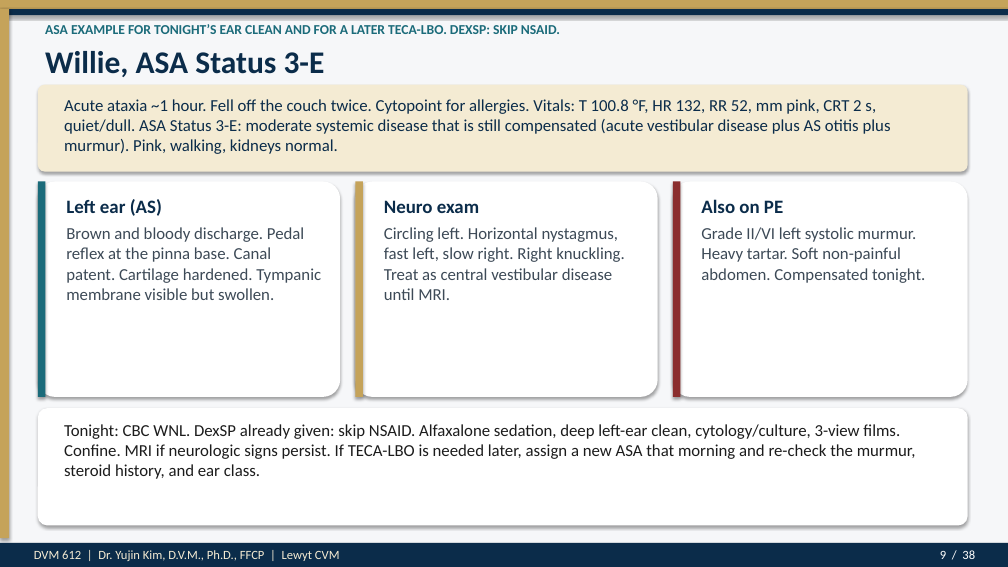
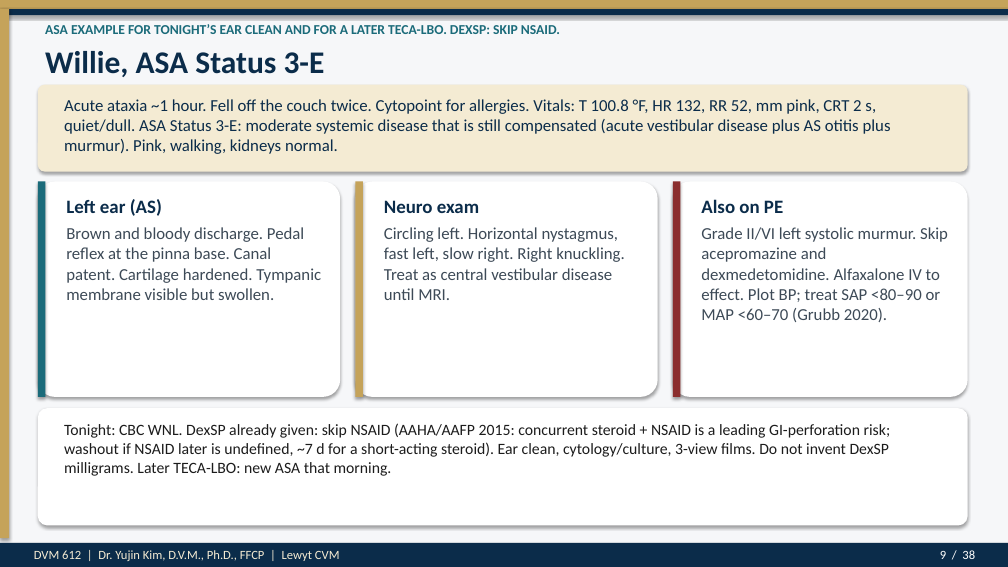
Before and after one commit to drkimvet/happycare, a slide deck: slide 9 of lectures/DVM-612_Week4_Preop_PatientPrep_Postop.pptx. Drawn at 1008x567 pixels with LibreOffice and Linux fonts; fonts in the diff are those of the drawing. Boxes give left, top, right and bottom in pixels: in the first picture for what was removed or moved away, otherwise in the second. Text is boxed around its words. In the diff, an @@ line names an element or a change of style, - is before the commit and + after.

```diff
--- a/lectures/DVM-612_Week4_Preop_PatientPrep_Postop.pptx
+++ b/lectures/DVM-612_Week4_Preop_PatientPrep_Postop.pptx
@@ text at (701, 227, 948, 322): text changed @@
-Grade II/VI left systolic murmur. Heavy tartar. Soft non-painful abdomen. Compensated tonight.
+Grade II/VI left systolic murmur. Skip acepromazine and dexmedetomidine. Alfaxalone IV to effect. Plot BP; treat SAP <80–90 or MAP <60–70 (Grubb 2020).
@@ text at (64, 423, 891, 476): text changed; size 16 to 15 pt @@
-Tonight: CBC WNL. DexSP already given: skip NSAID. Alfaxalone sedation, deep left-ear clean, cytology/culture, 3-view films. Confine. MRI if neurologic signs persist. If TECA-LBO is needed later, assign a new ASA that morning and re-check the murmur, steroid history, and ear class.
+Tonight: CBC WNL. DexSP already given: skip NSAID (AAHA/AAFP 2015: concurrent steroid + NSAID is a leading GI-perforation risk; washout if NSAID later is undefined, ~7 d for a short-acting steroid). Ear clean, cytology/culture, 3-view films. Do not invent DexSP milligrams. Later TECA-LBO: new ASA that morning.
```
Also in this commit, not shown: 13 other slides changed, 7 other files.
